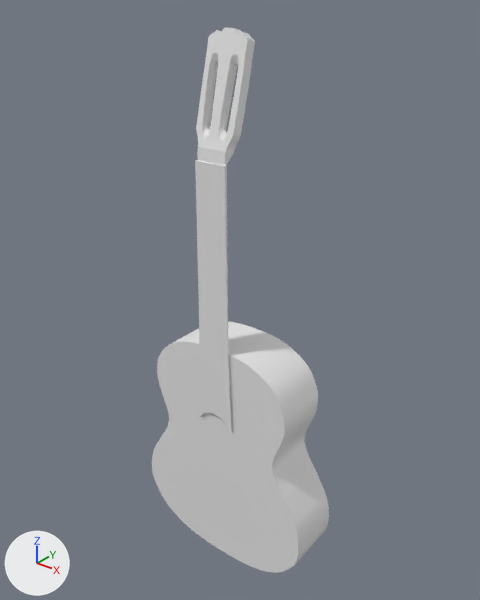
An edit to the Blender file guitar.blend, drawn before and after from the same camera.
Rendered twice from a camera (50 mm lens) standing at (9.38, -14.83, 8.8) and looking at (-0.1, -2.99, 1.46). Arrows for +X, +Y and +Z are at lower left; the lights stay in place.

In view in the first picture: 'BezierCurve', 'BezierCurve.001'.
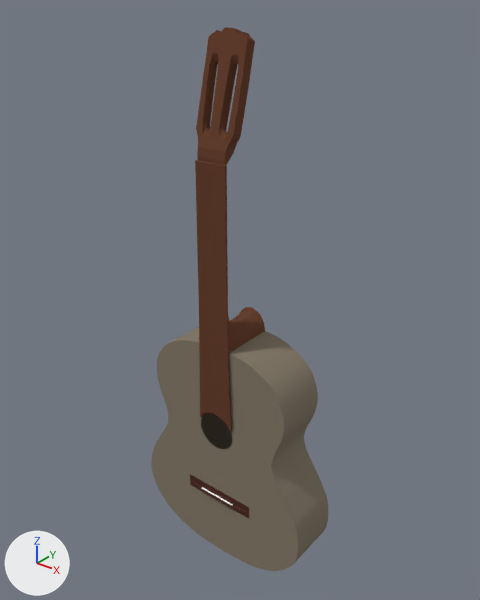
Commit message: add bridge

Diff of the bpy script that builds the scene:
```diff
--- a/guitar.blend.py
+++ b/guitar.blend.py
@@ mat_material_002 @@
+mat_material_002 = diffuse_material('Material.002')
+mat_material_002.base_color = (0.237, 0.2, 0.149)  # brown #867c6c
@@ mat_material_001 @@
+mat_material_001 = diffuse_material('Material.001')
+mat_material_001.base_color = (0.141, 0.0561, 0.0318)  # brown #694332
@@ mat_material @@
+mat_material = diffuse_material('Material')
+mat_material.base_color = (0.0815, 0.0302, 0.0223)  # brown #513129
@@ mat_material_003 @@
+mat_material_003 = diffuse_material('Material.003')
+mat_material_003.base_color = (1.0, 1.0, 1.0)  # white #ffffff
@@ me_mesh_006 @@
 # used by ob_beziercurve_001; location = (-0.07, -4.13, 1.35); rotation_euler = (3.142, 0.0, -3.142), in degrees (180, 0, -180); scale = (0.28, 0.207, 0.207)
-me_mesh_006.from_pydata(...)  # 885 vertices, 874 faces; spans x -2.0..1.9, y 0.2..4.9, z -31.5..15.1
+me_mesh_006.from_pydata(...)  # 1409 vertices, 1408 faces; spans x -2.0..1.9, y 0.2..7.6, z -31.5..15.1
+# me_mesh_006 part 1: 6 vertices removed from x -1.2..1.5, y 0.5, z -1.3; 530 vertices added at x -1.7..1.6, y 0.2..7.6, z -1.0..4.2
+# me_mesh_006 part 2: 858 faces spanning x -2.0..1.9, y 0.2..4.9, z -31.5..15.1 switch from no material to mat_material_001 (brown #694332)
@@ me_mesh_007 @@
 # used by ob_beziercurve; location = (-0.02, -3.28, 0.5); rotation_euler = (1.571, 0.0, 0.0), in degrees (90, 0, 0)
-me_mesh_007.from_pydata(...)  # 912 vertices, 680 faces; spans x -2.68..2.66, y -6.72..0.01, z -0.74..0.74
+me_mesh_007.from_pydata(...)  # 1004 vertices, 743 faces; spans x -2.68..2.66, y -6.72..0.01, z -0.74..0.74
+# me_mesh_007 part 3
+# 35 faces are deleted
+# 92 vertices are added at x -0.6..0.51, y -3.08..-1.97, z 0.74
+# 94 new faces join them
+# 4 new faces join them, smooth
+# me_mesh_007 part 4: 645 faces spanning x -2.68..2.66, y -6.72..0.01, z -0.74..0.74 switch from no material to mat_material_002 (brown #867c6c)
@@ me_cube_001 @@
+me_cube_001.from_pydata(...)  # 114 vertices, 112 faces; spans x -1.0..1.0, y -16.6..1.0, z -1.0..1.0
+me_cube_001.materials.append(mat_material)  # brown #513129
@@ me_cube_002 @@
+me_cube_002.from_pydata([(1.0, 0.6, -0.6), (1.0, -0.6, -0.36), (-1.0, -0.6, -0.36), (-1.0, 0.6, -0.6), (1.0, 0.6, 0.6), (1.0, -0.6, 0.36), (-1.0, -0.6, 0.36), (-1.0, 0.6, 0.6), (-1.0, -1.1, -0.1), (-1.0, -1.1, 0.1), (1.0, -1.1, -0.1), (1.0, -1.1, 0.1)], [], [(0, 1, 2, 3), (4, 7, 6, 5), (0, 4, 5, 1), (2, 6, 7, 3), (4, 0, 3, 7), (6, 2, 8, 9), (1, 5, 11, 10), (5, 6, 9, 11), (2, 1, 10, 8), (10, 11, 9, 8)])
+me_cube_002.materials.append(mat_material_003)  # white #ffffff
@@ ob_beziercurve @@
 ob_beziercurve = bpy.data.objects.new('BezierCurve', me_mesh_007)
-ob_beziercurve.location = (-0.02, -3.28, 0.5)
+ob_beziercurve.location = (-0.03, -3.28, 0.55)
 ob_beziercurve.rotation_euler = (1.571, 0.0, 0.0)  # degrees (90, 0, 0)
@@ ob_cube @@
+ob_cube = bpy.data.objects.new('Cube', me_cube_001)
+ob_cube.location = (-0.03, -4.02, -4.18)
+ob_cube.scale = (-1.07, 0.00522, 0.192)
@@ ob_cube_001 @@
+ob_cube_001 = bpy.data.objects.new('Cube.001', me_cube_002)
+ob_cube_001.location = (-0.03, -4.09, -4.13)
+ob_cube_001.scale = (0.545, 0.0408, 0.024)
```

Changed parts and their boxes [x1, y1, x2, y2] in the pictures (480 x 600 px):
'BezierCurve', reshaped, moved
    before: [152, 321, 329, 573]
    after: [151, 320, 328, 571]
'BezierCurve.001', reshaped (16% wider)
    before: [195, 27, 255, 432]
    after: [195, 27, 265, 432]
'Cube', added (brown)
    after: [190, 474, 249, 518]
'Cube.001', added
    after: [202, 487, 233, 505]
part 1 of me_mesh_006, built on (brown)
    after: [199, 305, 265, 355]
part 2 of me_mesh_006, recoloured (white to brown)
    both: [195, 27, 255, 432]
part 3 of me_mesh_007, built on
    before: [160, 387, 310, 480]
    after: [160, 386, 310, 479]
part 4 of me_mesh_007, recoloured (white to brown)
    both: [152, 342, 328, 571]
